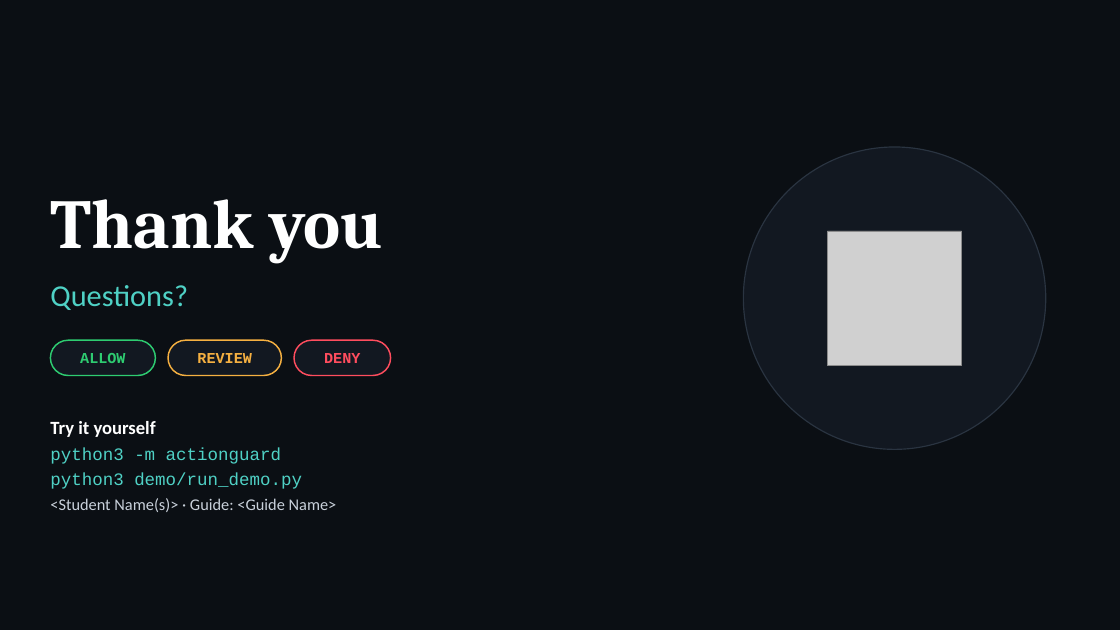
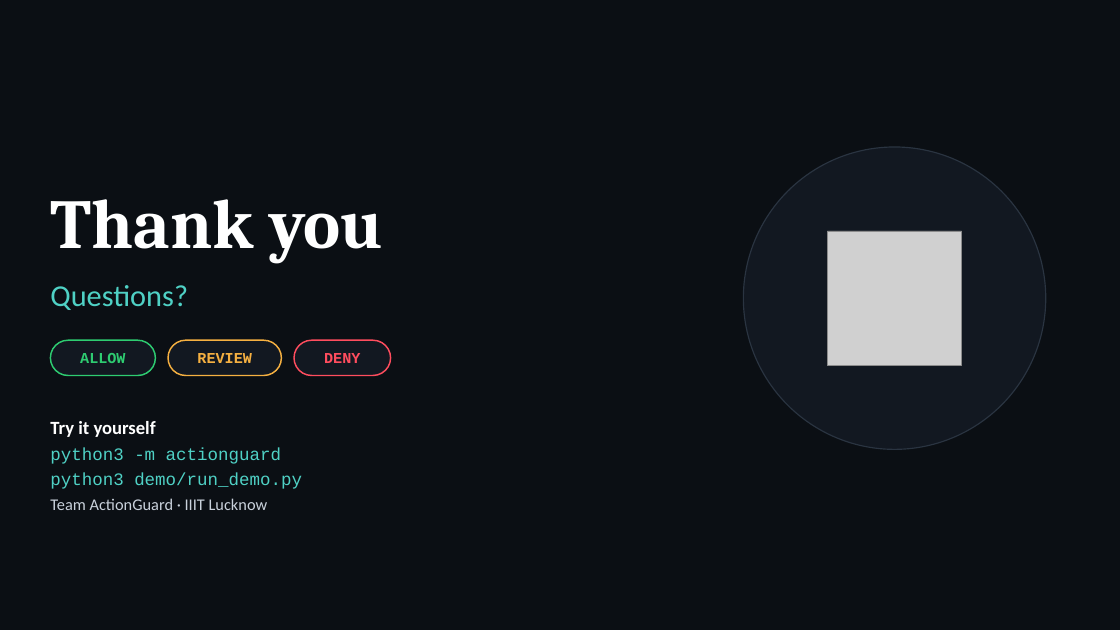
Before and after one commit to 0PrashantYadav0/ActionGuard, a slide deck: slide 27 of presentation/ActionGuard_Final_Presentation.pptx. Drawn at 1120x630 pixels with LibreOffice and Linux fonts; fonts in the diff are those of the drawing; grey boxes stand for pictures. Boxes give left, top, right and bottom in pixels: in the first picture for what was removed or moved away, otherwise in the second. Text is boxed around its words. In the diff, an @@ line names an element or a change of style, - is before the commit and + after.

```diff
--- a/presentation/ActionGuard_Final_Presentation.pptx
+++ b/presentation/ActionGuard_Final_Presentation.pptx
@@ text at [50,498,268,510]: text changed @@
-<Student Name(s)> · Guide: <Guide Name>
+Team ActionGuard · IIIT Lucknow
```
Also in this commit, not shown: 1 other slide changed, 5 other files.
